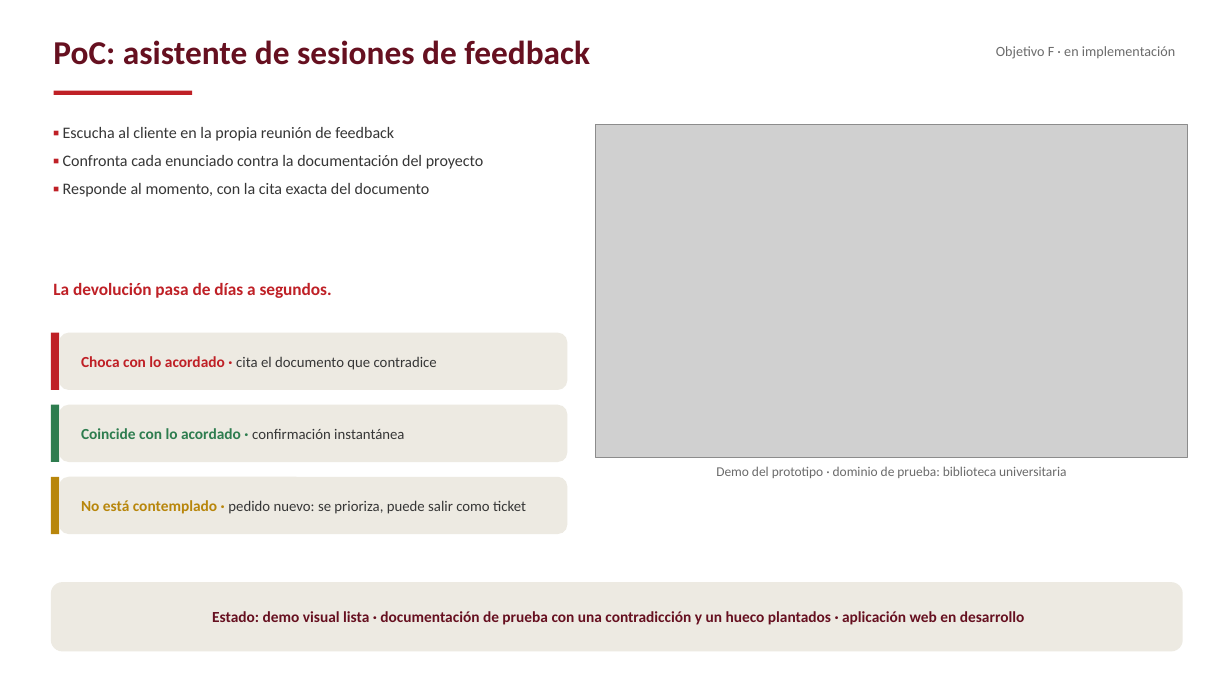
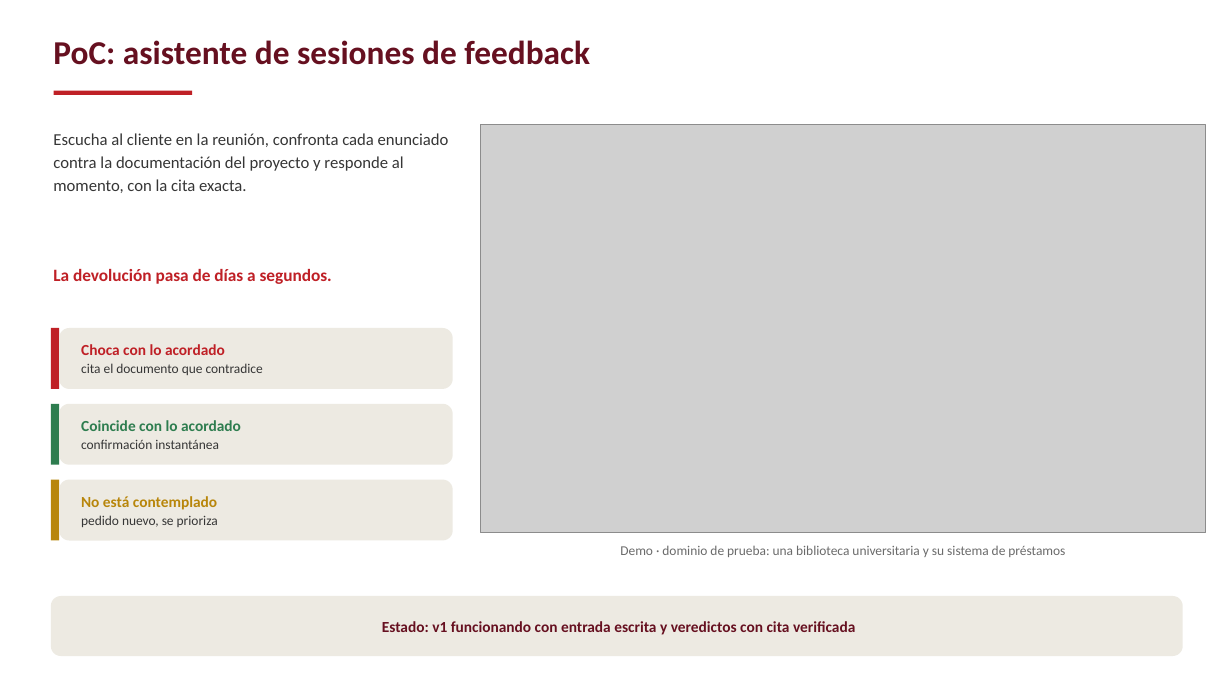
Before and after one commit to vickychappuis/Tesis, a slide deck: slide 5 of sprint 20/seminario_avances.pptx. Drawn at 1232x693 pixels with LibreOffice and Linux fonts; fonts in the diff are those of the drawing; grey boxes stand for pictures. Boxes give left, top, right and bottom in pixels: in the first picture for what was removed or moved away, otherwise in the second. Text is boxed around its words. In the diff, an @@ line names an element or a change of style, - is before the commit and + after.

```diff
--- a/sprint 20/seminario_avances.pptx
+++ b/sprint 20/seminario_avances.pptx
@@ text removed at (996, 46, 1175, 59) @@
-Objetivo F · en implementación
@@ text at (53, 133, 449, 193): text changed; size 12.5 to 13 pt @@
-▪ Escucha al cliente en la propia reunión de feedback
-▪ Confronta cada enunciado contra la documentación del proyecto
-▪ Responde al momento, con la cita exacta del documento
+Escucha al cliente en la reunión, confronta cada enunciado contra la documentación del proyecto y responde al momento, con la cita exacta.
@@ picture: place and size @@
-picture at (596, 125, 1188, 457)
+picture at (481, 125, 1206, 533)
@@ text "La devolución pasa de días ...": place and size @@
-text "La devolución pasa de días ..." at (53, 283, 332, 298)
+text "La devolución pasa de días ..." at (53, 269, 332, 284)
@@ rectangle: place and size @@
-rectangle at (51, 333, 59, 390)
+rectangle at (51, 328, 59, 389)
@@ rounded rectangle: place and size @@
-rounded rectangle at (59, 333, 567, 390)
+rounded rectangle at (59, 328, 453, 389)
@@ text at (81, 344, 263, 375): text changed; size 11.5 to 10.5 pt @@
-Choca con lo acordado · cita el documento que contradice
+Choca con lo acordado
+cita el documento que contradice
@@ rounded rectangle: place and size @@
-rounded rectangle at (59, 405, 567, 462)
+rounded rectangle at (59, 404, 453, 465)
@@ text at (81, 420, 241, 449): text changed; size 11.5 to 10.5 pt @@
-Coincide con lo acordado · confirmación instantánea
+Coincide con lo acordado
+confirmación instantánea
@@ rectangle: place and size @@
-rectangle at (51, 477, 59, 534)
+rectangle at (51, 480, 59, 541)
@@ rounded rectangle: place and size @@
-rounded rectangle at (59, 477, 567, 534)
+rounded rectangle at (59, 480, 453, 541)
@@ text at (81, 496, 218, 527): text changed; size 11.5 to 10.5 pt @@
-No está contemplado · pedido nuevo: se prioriza, puede salir como ticket
+No está contemplado
+pedido nuevo, se prioriza
@@ text at (620, 545, 1065, 557): text changed @@
-Demo del prototipo · dominio de prueba: biblioteca universitaria
+Demo · dominio de prueba: una biblioteca universitaria y su sistema de préstamos
@@ rounded rectangle: place and size @@
-rounded rectangle at (51, 582, 1183, 652)
+rounded rectangle at (51, 596, 1183, 656)
@@ text at (382, 621, 855, 635): text changed @@
-Estado: demo visual lista · documentación de prueba con una contradicción y un hueco plantados · aplicación web en desarrollo
+Estado: v1 funcionando con entrada escrita y veredictos con cita verificada
```
Also in this commit, not shown: 4 other slides changed, 1 slide added.
